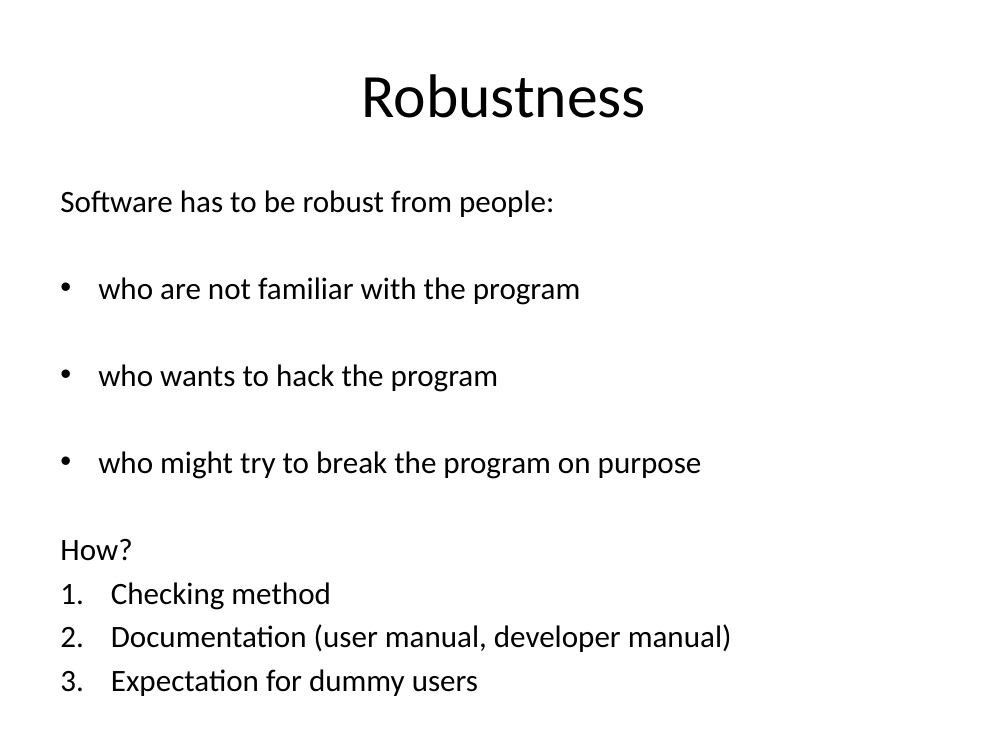
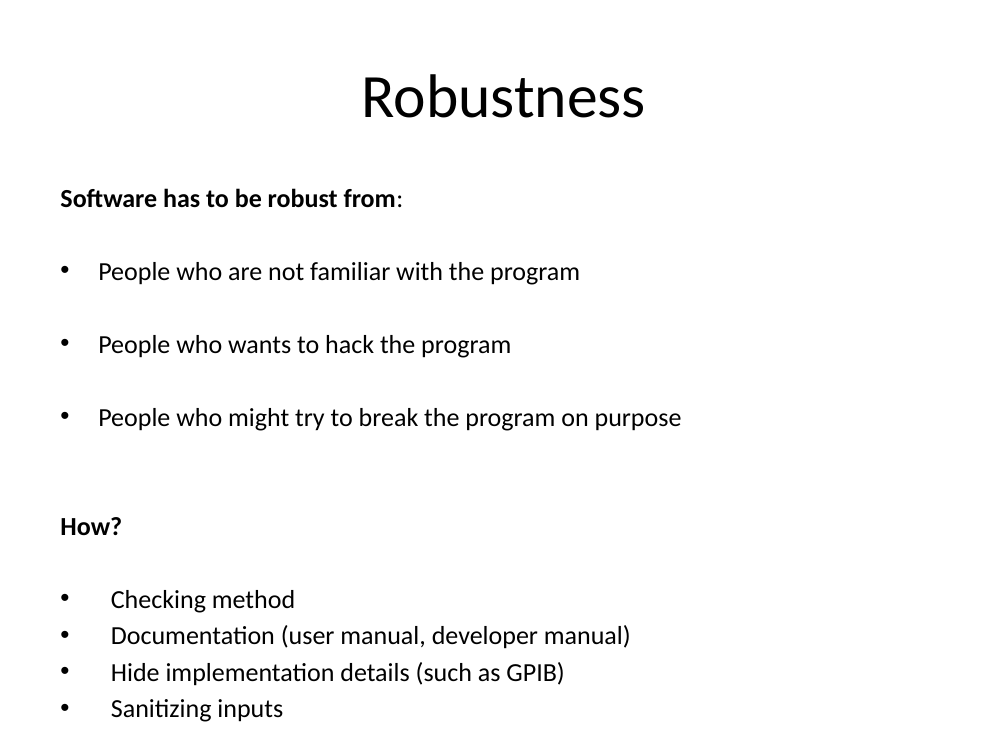
Before and after one commit to doctoboggan/DeathRay, a slide deck: slide 17 of manuals/desReview.pptx. Drawn at 1008x756 pixels with LibreOffice and Linux fonts; fonts in the diff are those of the drawing. Boxes give left, top, right and bottom in pixels: in the first picture for what was removed or moved away, otherwise in the second. Text is boxed around its words. In the diff, an @@ line names an element or a change of style, - is before the commit and + after.

```diff
--- a/manuals/desReview.pptx
+++ b/manuals/desReview.pptx
@@ text at [60, 188, 682, 431]: text changed; size 22.2 to 18.6 pt @@
-Software has to be robust from people:
-• who are not familiar with the program
-• who wants to hack the program
-• who might try to break the program on purpose
+Software has to be robust from:
+• People who are not familiar with the program
+• People who wants to hack the program
+• People who might try to break the program on purpose
@@ text at [60, 517, 631, 649]: size 22.2 to 18.6 pt in "How?", "Checking method", "Documentation (user manual, developer manual)"; bold on in "How?"; bullet 1. to • @@
@@ text at [111, 662, 564, 686]: text changed; size 22.2 to 18.6 pt @@
-3. Expectation for dummy users
+• Hide implementation details (such as GPIB)
+• Sanitizing inputs
```
Also in this commit, not shown: 10 other slides changed, 5 slides added, 2 slides removed.
